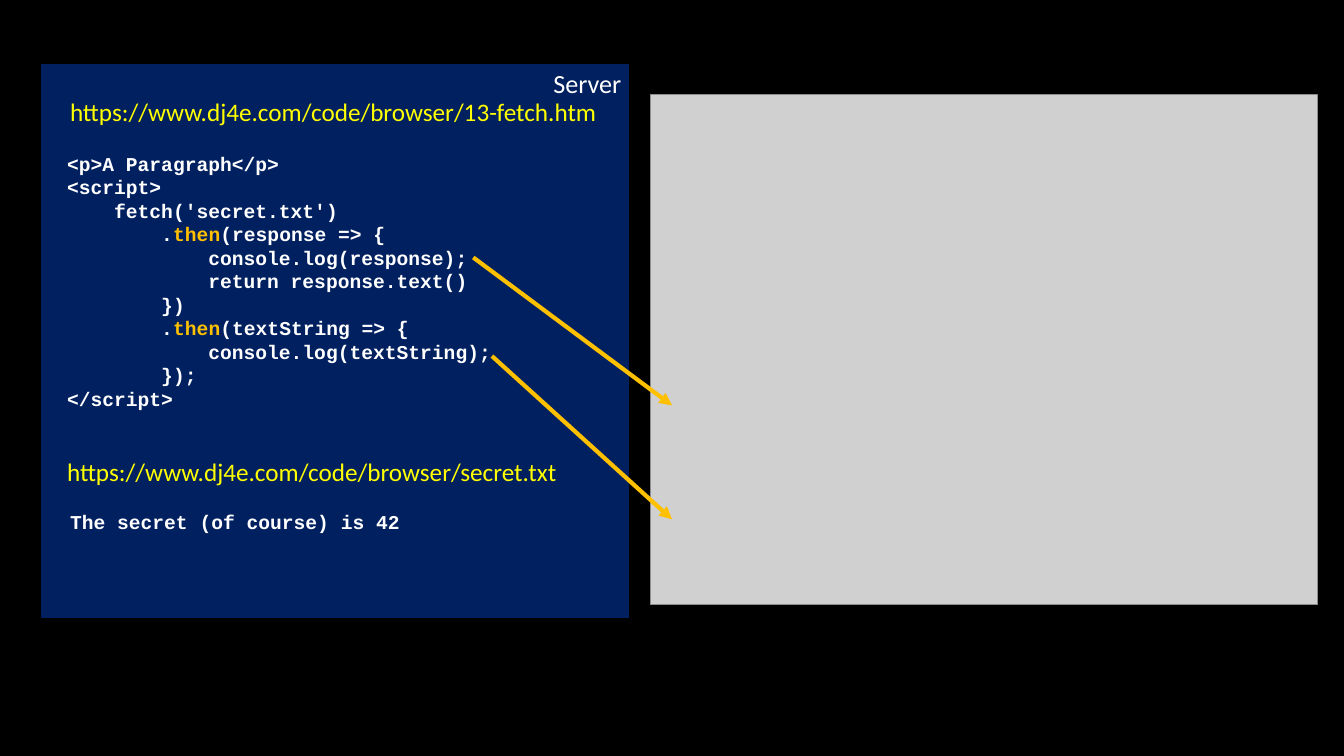
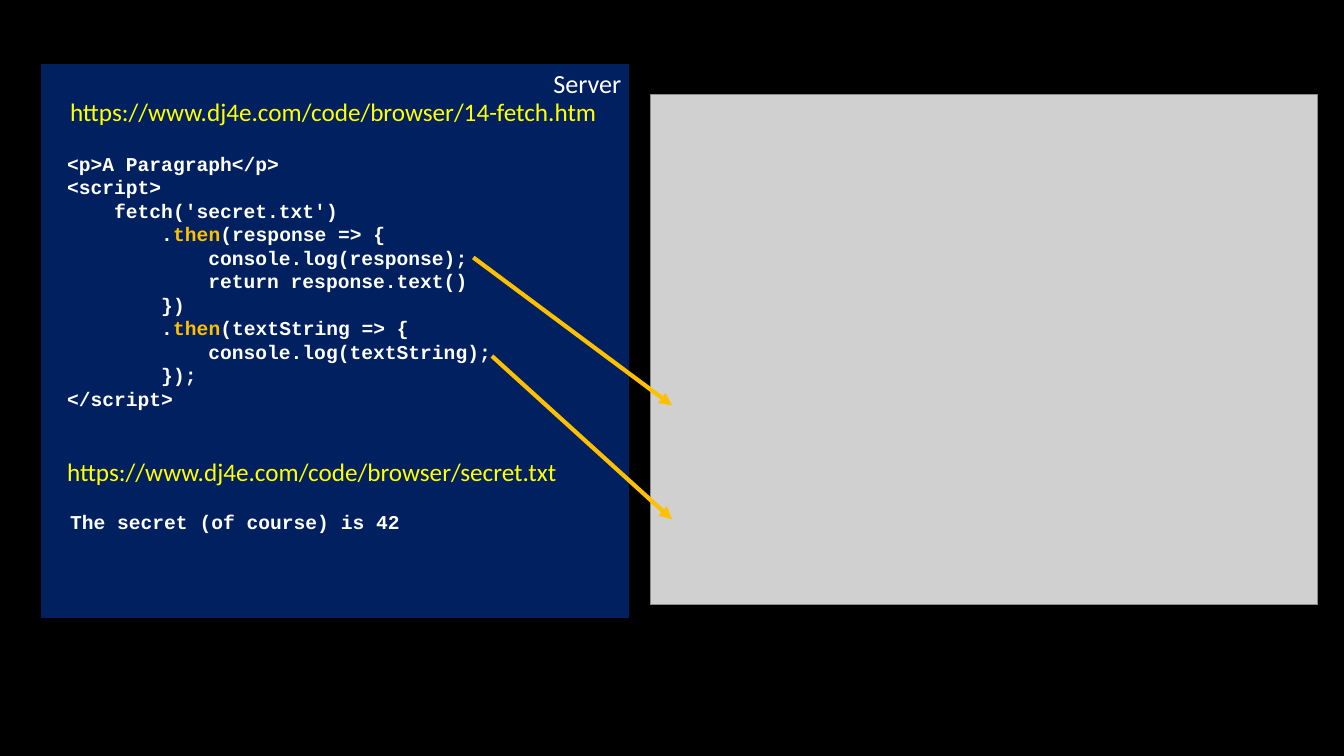
Before and after one commit to csev/dj4e, a slide deck: slide 36 of lectures/JS-03-Browser.pptx (slide 34 before the commit). Drawn at 1344x756 pixels with LibreOffice and Linux fonts; fonts in the diff are those of the drawing; grey boxes stand for pictures. Boxes give left, top, right and bottom in pixels: in the first picture for what was removed or moved away, otherwise in the second. Text is boxed around its words. In the diff, an @@ line names an element or a change of style, - is before the commit and + after.

```diff
--- a/lectures/JS-03-Browser.pptx
+++ b/lectures/JS-03-Browser.pptx
@@ text at bbox=[70, 103, 596, 126]: text changed @@
-https://www.dj4e.com/code/browser/13-fetch.htm
+https://www.dj4e.com/code/browser/14-fetch.htm
```
Also in this commit, not shown: 2 other slides changed, 3 slides added, 6 other files.
